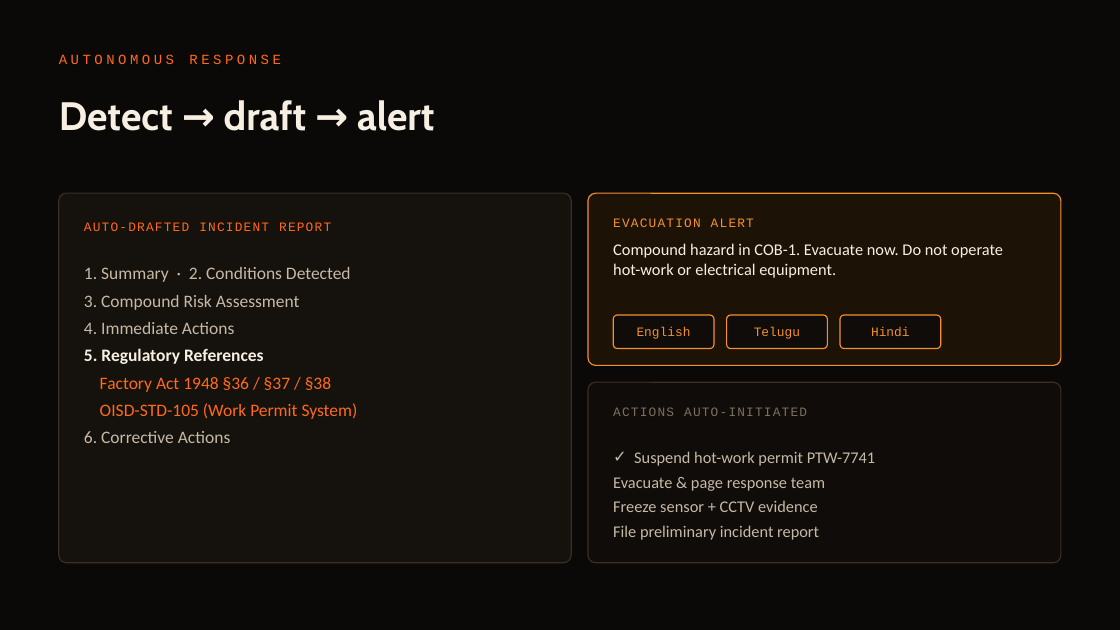
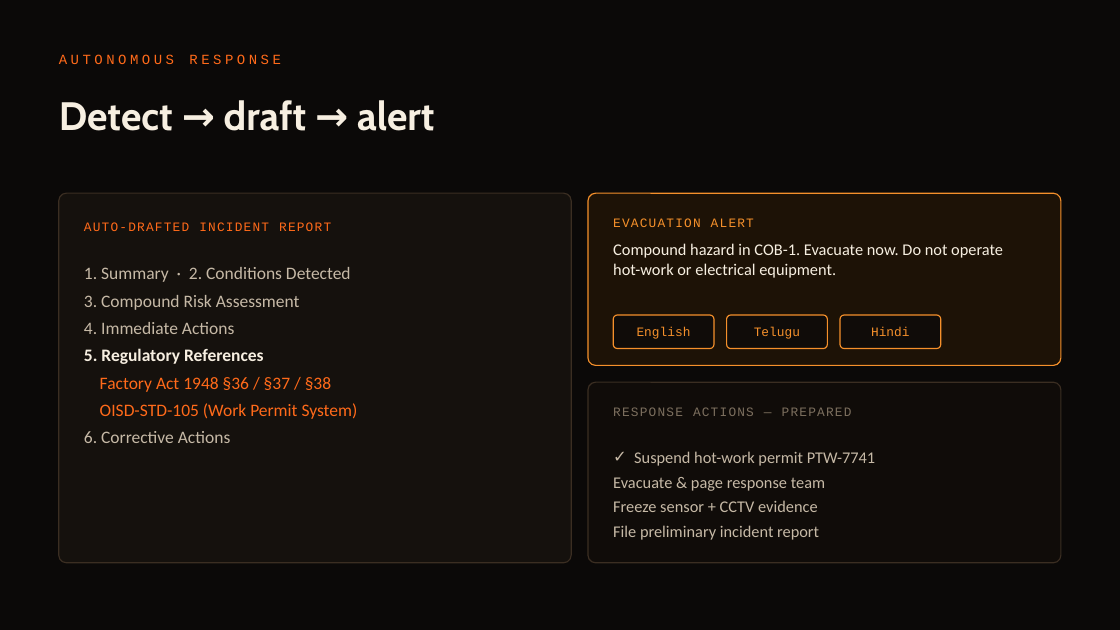
Before and after one commit to SaudSatopay/trinetra, a slide deck: slide 9 of docs/Trinetra_Deck.pptx. Drawn at 1120x630 pixels with LibreOffice and Linux fonts; fonts in the diff are those of the drawing. Boxes give left, top, right and bottom in pixels: in the first picture for what was removed or moved away, otherwise in the second. Text is boxed around its words. In the diff, an @@ line names an element or a change of style, - is before the commit and + after.

```diff
--- a/docs/Trinetra_Deck.pptx
+++ b/docs/Trinetra_Deck.pptx
@@ text at <box>613,407,852,416</box>: text changed @@
-ACTIONS AUTO-INITIATED
+RESPONSE ACTIONS — PREPARED
```
Also in this commit, not shown: 5 other slides changed, 2 slides added, 5 other files.
